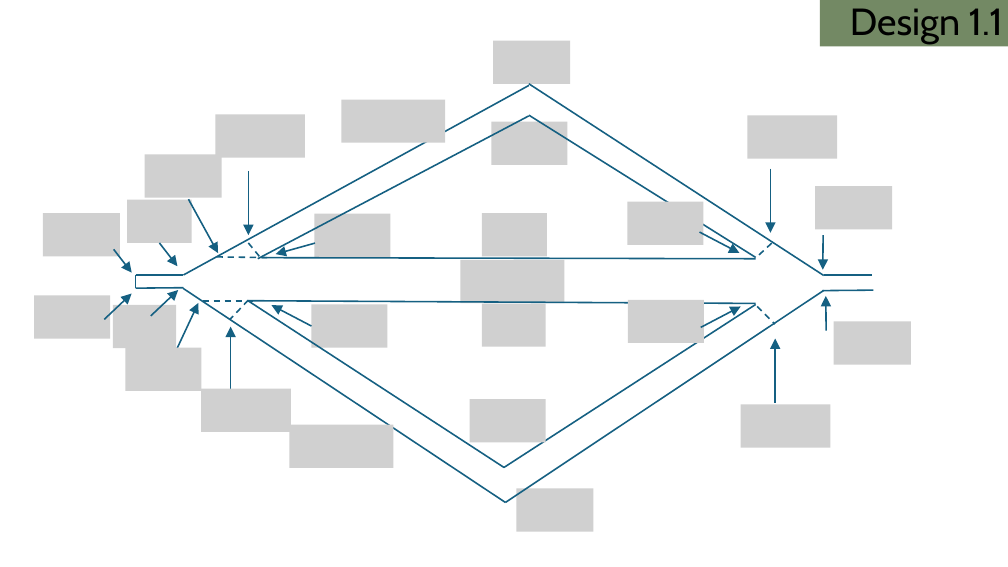
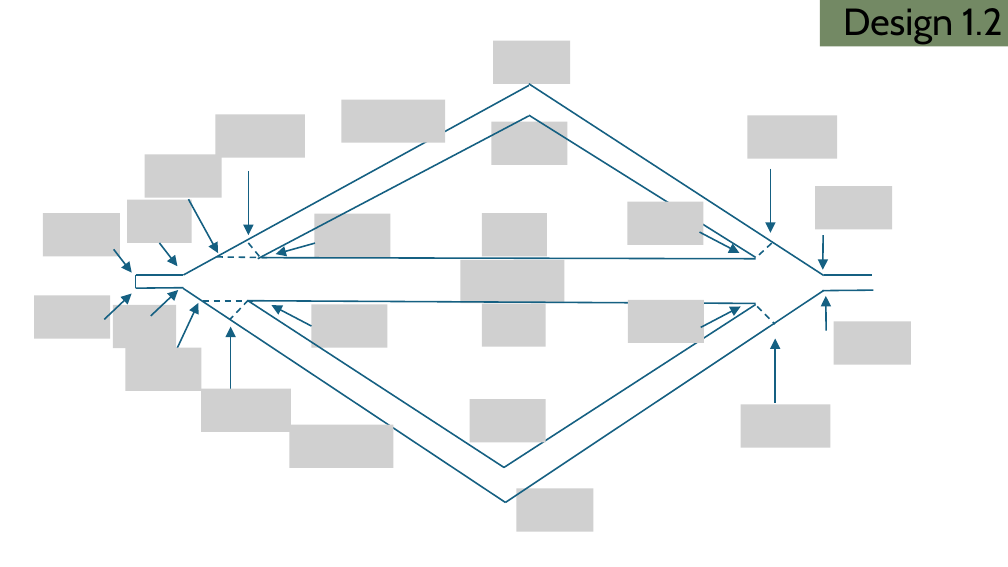
Before and after one commit to tkn-tub/NN_molecular_communications, a slide deck: slide 3 of Section_IV_BioComputing/COMSOL_3_pipes_w_100um_rectangular_tetrazine/CAD_design/figures/Designs.pptx. Drawn at 1008x567 pixels with LibreOffice and Linux fonts; fonts in the diff are those of the drawing; grey boxes stand for pictures. Boxes give left, top, right and bottom in pixels: in the first picture for what was removed or moved away, otherwise in the second. Text is boxed around its words. In the diff, an @@ line names an element or a change of style, - is before the commit and + after.

Commit message:
measuring the design

```diff
--- a/Section_IV_BioComputing/COMSOL_3_pipes_w_100um_rectangular_tetrazine/CAD_design/figures/Designs.pptx
+++ b/Section_IV_BioComputing/COMSOL_3_pipes_w_100um_rectangular_tetrazine/CAD_design/figures/Designs.pptx
@@ title at (843, 8, 1003, 44): text changed @@
-Design 1.1
+Design 1.2
```
Also in this commit, not shown: 1 other slide changed, 1 slide added, 7 other files.
